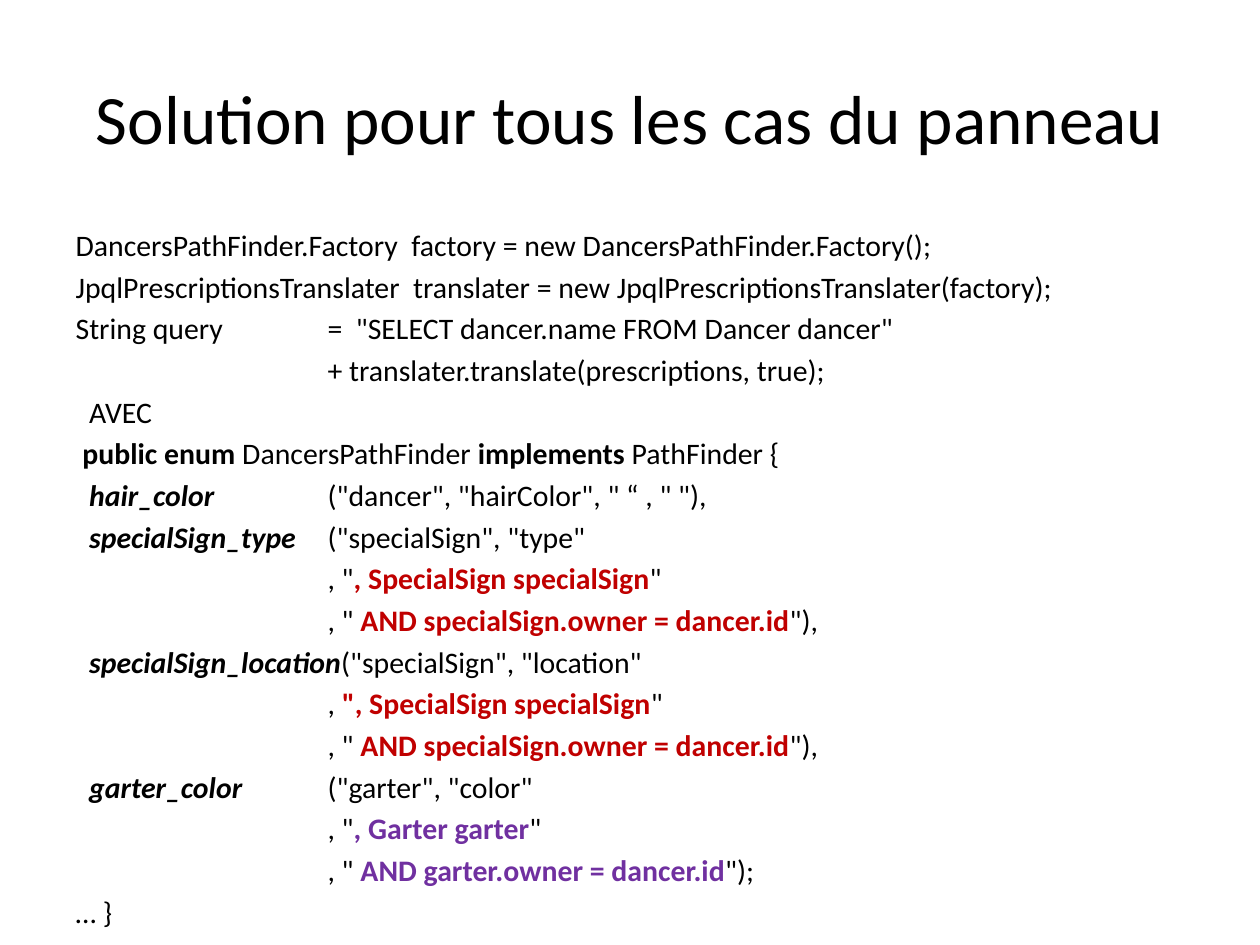
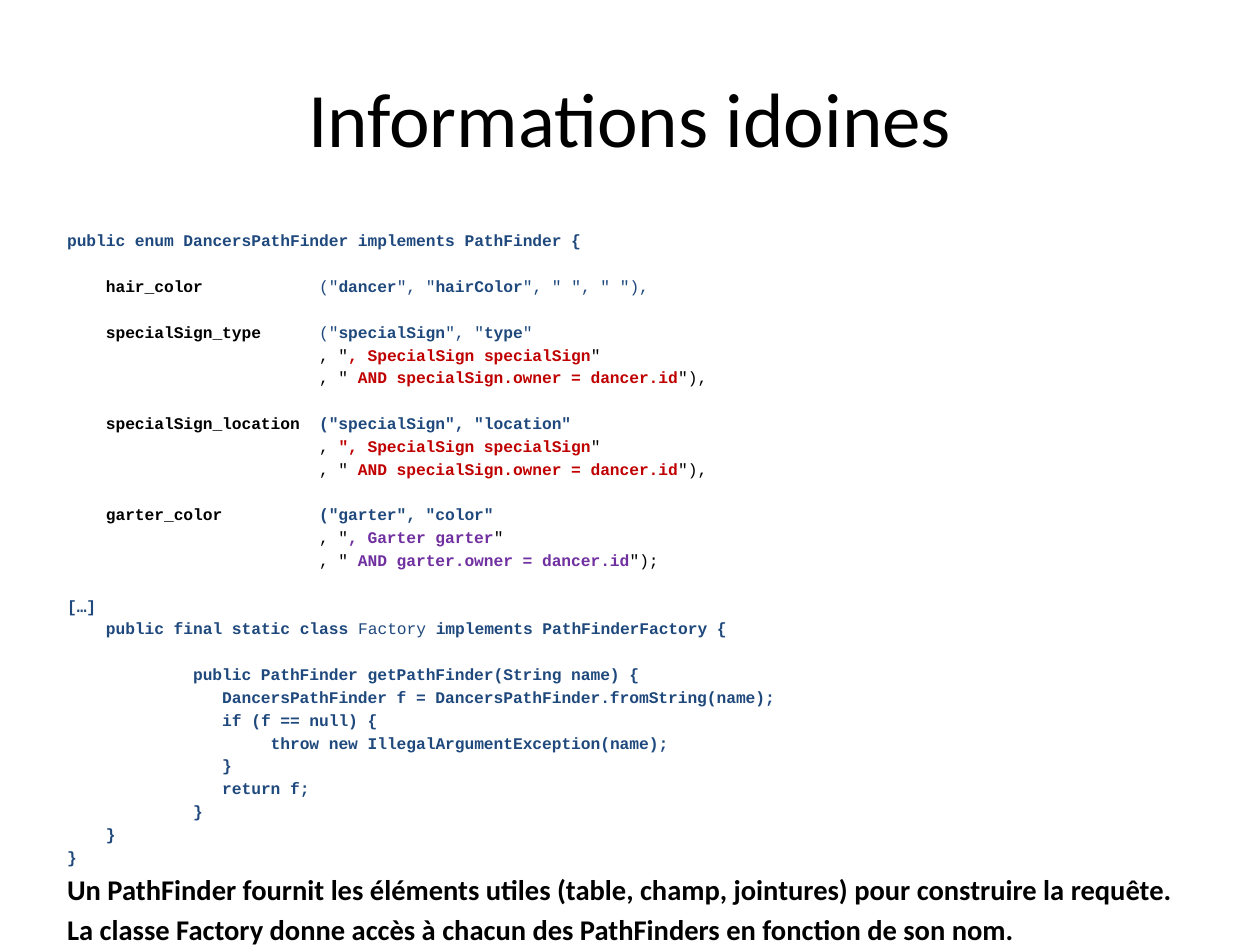
Before and after one commit to aqueryom/aqueryom, a slide deck: slide 17 of Criteria Mix.pptx (slide 14 before the commit). Drawn at 1260x945 pixels with LibreOffice and Linux fonts; fonts in the diff are those of the drawing. Boxes give left, top, right and bottom in pixels: in the first picture for what was removed or moved away, otherwise in the second. Text is boxed around its words. In the diff, an @@ line names an element or a change of style, - is before the commit and + after.

```diff
--- a/Criteria Mix.pptx
+++ b/Criteria Mix.pptx
@@ title at box(308, 93, 951, 148): text changed; size 39.6 to 44 pt @@
-Solution pour tous les cas du panneau
+Informations idoines
@@ text "public enum DancersPathFinder implements PathFinder ...": place and size @@
-text "public enum DancersPathFinder implements PathFinder ..." at box(76, 234, 1052, 844)
+text "public enum DancersPathFinder implements PathFinder ..." at box(67, 234, 1171, 945)
@@ text at box(67, 234, 708, 570): size 17 to 9.3 pt, font Calibri to Courier New in "public enum DancersPathFinder implements PathFinder {", "specialSign_type ("specialSign", "type"", ", ", SpecialSign specialSign"", ", " AND specialSign.owner = dancer.id")," and 5 more places; text colour #000000 to #1F497D in "public enum DancersPathFinder implements PathFinder {", "("specialSign", "type"", "("garter", "color""; bold on in "DancersPathFinder PathFinder {", "("specialSign", "type"", "("garter", "color""; italic off in "specialSign_type", "garter_color"; less space between paragraphs @@
@@ text at box(76, 234, 1052, 424): paragraphs removed @@
-DancersPathFinder.Factory factory = new DancersPathFinder.Factory();
-JpqlPrescriptionsTranslater translater = new JpqlPrescriptionsTranslater(factory);
-String query = "SELECT dancer.name FROM Dancer dancer"
-+ translater.translate(prescriptions, true);
-AVEC
@@ text at box(106, 280, 543, 296): text changed; size 17 to 9.3 pt; font Calibri to Courier New; text colour #000000 to #1F497D; bold on @@
-hair_color ("dancer", "hairColor", " “ , " "),
+hair_color ("dancer", "hairColor", " ", " "),
@@ text at box(106, 417, 571, 433): text changed; size 17 to 9.3 pt; font Calibri to Courier New; text colour #000000 to #1F497D; bold on @@
-specialSign_location("specialSign", "location"
+specialSign_location ("specialSign", "location"
@@ text at box(67, 622, 1171, 945): text changed; size 17 to 9.3 pt; font Calibri to Courier New; text colour #000000 to #1F497D; bold on @@
-… }
+[…]
+public final static class Factory implements PathFinderFactory {
+public PathFinder getPathFinder(String name) {
+DancersPathFinder f = DancersPathFinder.fromString(name);
+if (f == null) {
+throw new IllegalArgumentException(name);
+}
+return f;
+}
+}
+}
+Un PathFinder fournit les éléments utiles (table, champ, jointures) pour construire la requête.
+La classe Factory donne accès à chacun des PathFinders en fonction de son nom.
```
Also in this commit, not shown: 4 other slides changed, 5 slides added, 1 other file.
